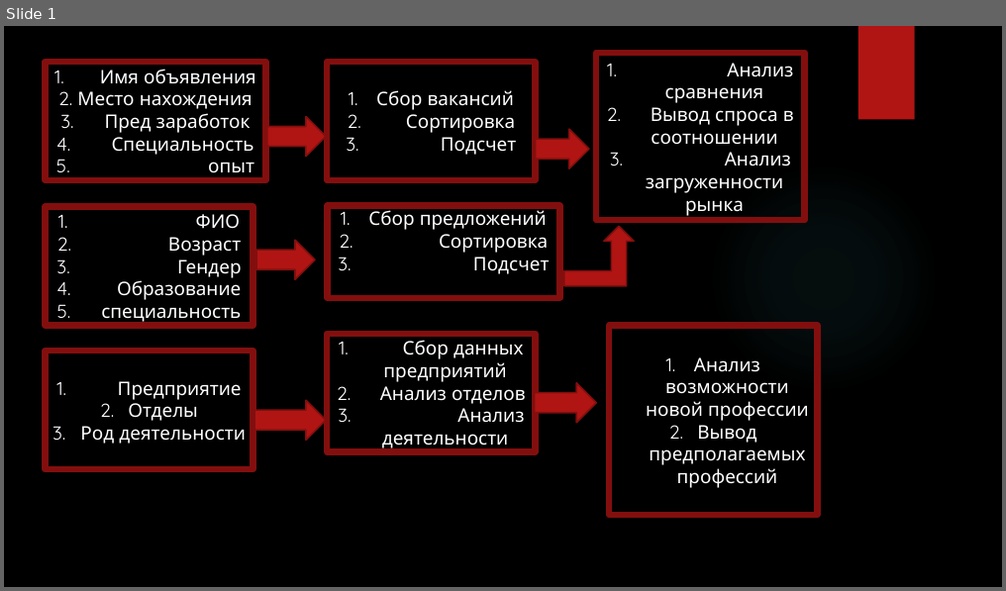
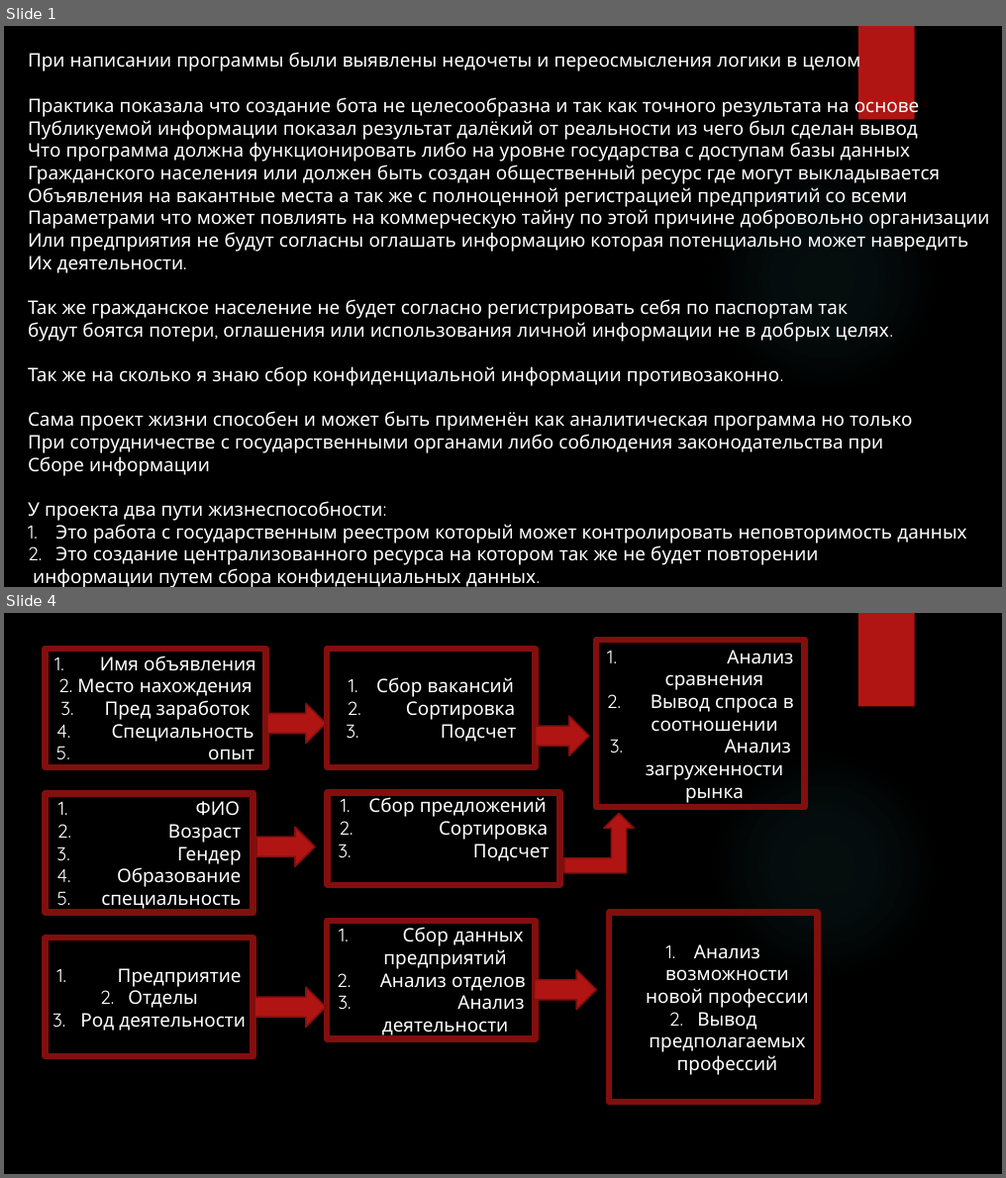
Before and after one commit to AlexanderSolodyankin/DataHackaton, a slide deck: WorldHackaton/fileProject/Наработка логики.pptx. Shown one above the other, each under a label of ours: slide 1 before the commit, slides 1 and 4 after it; the slides between them are not shown. The pictures are 1006x591 and 1006x1178 pixels, drawn with LibreOffice and Linux fonts; fonts in the diff are those of the drawing; background and template pictures are left out. Boxes give left, top, right and bottom in pixels: in the first picture for what was removed or moved away, otherwise in the second. Text is boxed around its words. In the diff, an @@ line names an element or a change of style, - is before the commit and + after.

Commit message:
Переработать первая презинтация показала лучший результат и нужно делать на

```diff
--- a/WorldHackaton/fileProject/Наработка логики.pptx
+++ b/WorldHackaton/fileProject/Наработка логики.pptx
@@ slide 1 added at (4,26,1002,587), background picture (left out); not listed: 2 template elements that a slide beside it also shows @@
@@ text added at (28,50,989,587), 18 pt, text #FFFFFF @@
+При написании программы были выявлены недочеты и переосмысления логики в целом
+Практика показала что создание бота не целесообразна и так как точного результата на основе
+Публикуемой информации показал результат далёкий от реальности из чего был сделан вывод
+Что программа должна функционировать либо на уровне государства с доступам базы данных
+Гражданского населения или должен быть создан общественный ресурс где могут выкладывается
+Объявления на вакантные места а так же с полноценной регистрацией предприятий со всеми
+Параметрами что может повлиять на коммерческую тайну по этой причине добровольно организации
+Или предприятия не будут согласны оглашать информацию которая потенциально может навредить
+Их деятельности.
+Так же гражданское население не будет согласно регистрировать себя по паспортам так
+будут боятся потери, оглашения или использования личной информации не в добрых целях.
+Так же на сколько я знаю сбор конфиденциальной информации противозаконно.
+Сама проект жизни способен и может быть применён как аналитическая программа но только
+При сотрудничестве с государственными органами либо соблюдения законодательства при
+Сборе информации
+У проекта два пути жизнеспособности:
+1. Это работа с государственным реестром который может контролировать неповторимость данных
+2. Это создание централизованного ресурса на котором так же не будет повторении
+информации путем сбора конфиденциальных данных.
@@ what was slide 1 is now slide 4 @@
```
Also in this commit, not shown: 1 slide changed, 2 other slides added, 2 other files.
